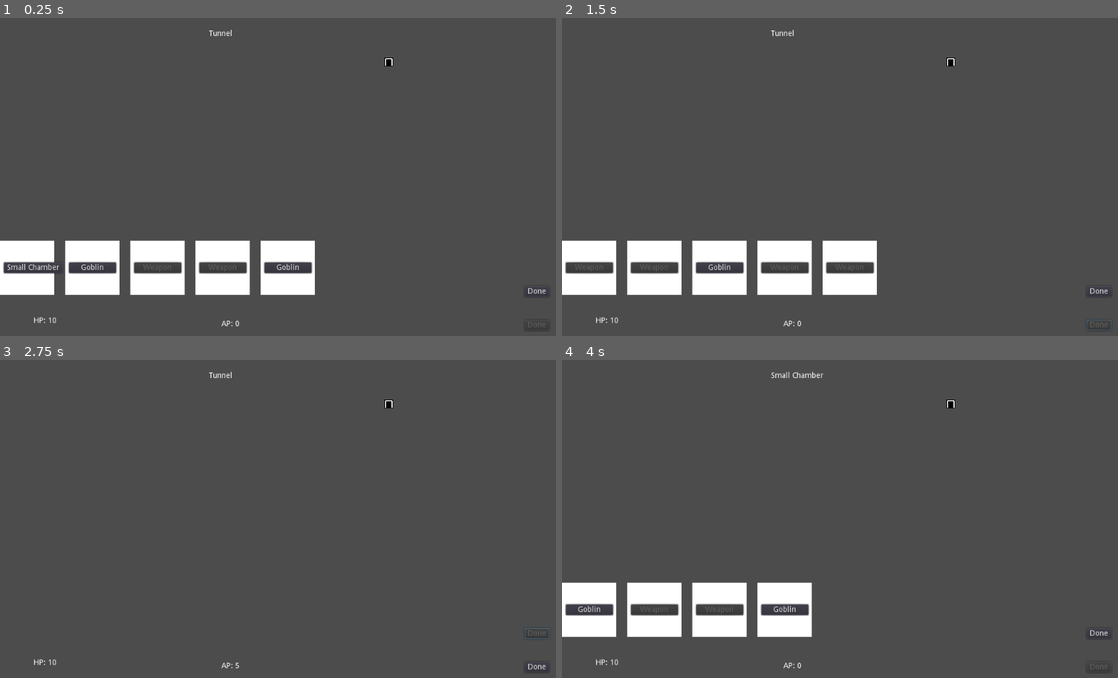
Above: before the commit, frames 1-4 (two rows, left to right).
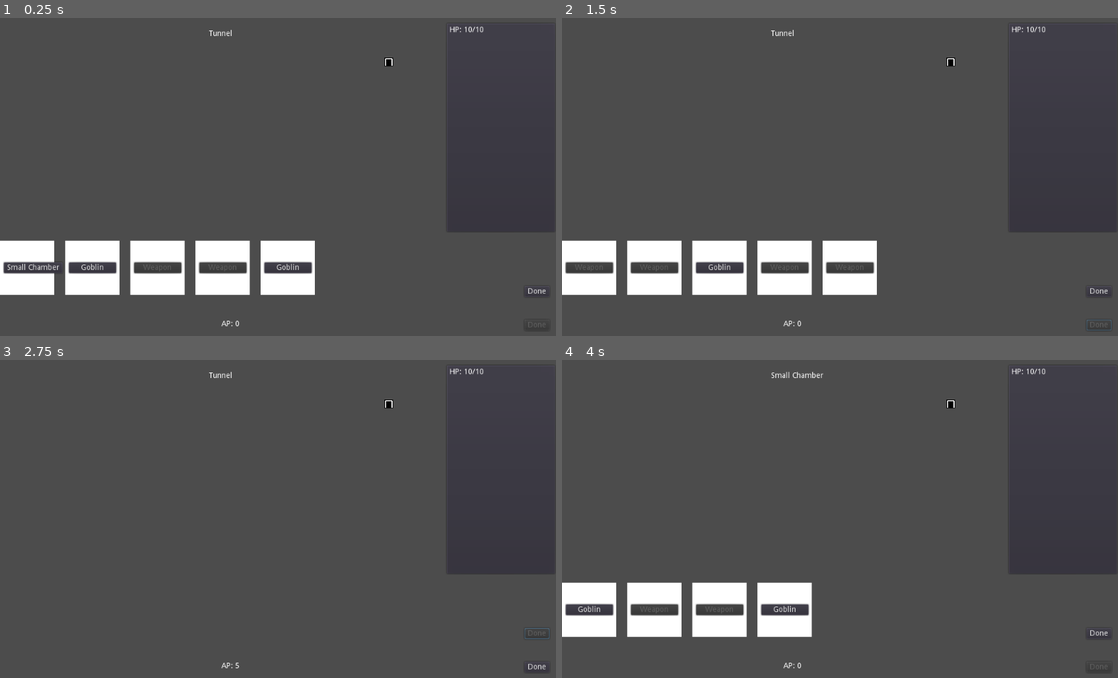
Above: after the commit, the same moments.

Repository: doctor-g/7DRL-2021
Game: Godot game, scene res://src/Game.tscn
The game is run twice, just before and just after one commit, with the same random seed, the same clock (stepped at 60 frames per second) and the same inputs.
Inputs:
- Up to frame 1 (0.25 s): no input
- Up to frame 2 (1.5 s): click "Done" at 0.5 s; click "Done" at 1.25 s
- Up to frame 3 (2.75 s): click "Done" at 2 s
- Up to frame 4 (4 s): click "Done" at 2.75 s; click "Small Chamber" at 3.5 s

The runs differ from the first frame. In frame 1, less than 0.1% of the frame differs, in the area x 6-87%, y 2-97%; in frame 2, less than 0.1%; in frame 3, less than 0.1%; in frame 4, less than 0.1%.

Commit message:
Put HP in the new player info panel

Diff:
--- a/project/src/Game.gd
+++ b/project/src/Game.gd
@@ -15,9 +15,9 @@
 func _ready():
 	# Initialize UI
 	_update_ap_label()
-	_update_hp_label()
 	_update_room_label()
-	player.connect("hp_changed", self, "_update_hp_label")
+	player.connect("hp_changed", $PlayerInfoPanel, "on_Player_hp_changed", [player])
+	$PlayerInfoPanel.init(player)
 
 	# Load the cards
 	var test = ["SmallChamber.gd", "Goblin.gd", "Weapon.gd", "Weapon.gd", "Goblin.gd", "Weapon.gd",
@@ -45,10 +45,6 @@
 
 func _update_room_label():
 	$RoomNameLabel.text = room.name
-
-
-func _update_hp_label() -> void:
-	$HPLabel.text = "HP: %d" % player.hp
 
 
 func _draw_hand():
--- a/project/src/Game.tscn
+++ b/project/src/Game.tscn
@@ -1,7 +1,8 @@
-[gd_scene load_steps=3 format=2]
+[gd_scene load_steps=4 format=2]
 
 [ext_resource path="res://src/Game.gd" type="Script" id=1]
 [ext_resource path="res://src/Door.tscn" type="PackedScene" id=2]
+[ext_resource path="res://src/UI/PlayerInfoPanel.tscn" type="PackedScene" id=3]
 
 [node name="Game" type="Node2D"]
 script = ExtResource( 1 )
@@ -69,16 +70,6 @@
 "_edit_use_anchors_": false
 }
 
-[node name="HPLabel" type="Label" parent="."]
-margin_left = 61.7354
-margin_top = 555.619
-margin_right = 101.735
-margin_bottom = 569.619
-text = "HP: XY"
-__meta__ = {
-"_edit_use_anchors_": false
-}
-
 [node name="RoomNameLabel" type="Label" parent="."]
 margin_left = 384.585
 margin_top = 26.4866
@@ -88,5 +79,11 @@
 __meta__ = {
 "_edit_use_anchors_": false
 }
+
+[node name="PlayerInfoPanel" parent="." instance=ExtResource( 3 )]
+margin_left = 821.084
+margin_top = 11.6541
+margin_right = 1024.0
+margin_bottom = 400.0
 [connection signal="pressed" from="CardsDoneButton" to="." method="_on_CardsDoneButton_pressed"]
 [connection signal="pressed" from="ActionsDoneButton" to="." method="_on_ActionsDoneButton_pressed"]
--- a/project/src/Player.gd
+++ b/project/src/Player.gd
@@ -2,7 +2,8 @@
 
 signal hp_changed
 
-var hp := 10 setget _set_hp
+var max_hp := 10
+var hp := max_hp setget _set_hp
 
 
 func _set_hp(value):
--- /dev/null
+++ b/project/src/UI/PlayerInfoPanel.gd
@@ -0,0 +1,10 @@
+extends Control
+
+onready var _hp_label := $VBoxContainer/HPLabel
+
+func on_Player_hp_changed(player):
+	_hp_label.text = "HP: %d/%d" % [player.hp, player.max_hp]
+
+
+func init(player):
+	_hp_label.text = "HP: %d/%d" % [player.hp, player.max_hp]
--- /dev/null
+++ b/project/src/UI/PlayerInfoPanel.tscn
@@ -0,0 +1,22 @@
+[gd_scene load_steps=2 format=2]
+
+[ext_resource path="res://src/UI/PlayerInfoPanel.gd" type="Script" id=1]
+
+[node name="PlayerInfoPanel" type="PanelContainer"]
+anchor_right = 1.0
+anchor_bottom = 1.0
+script = ExtResource( 1 )
+__meta__ = {
+"_edit_use_anchors_": false
+}
+
+[node name="VBoxContainer" type="VBoxContainer" parent="."]
+margin_left = 7.0
+margin_top = 7.0
+margin_right = 1017.0
+margin_bottom = 593.0
+
+[node name="HPLabel" type="Label" parent="VBoxContainer"]
+margin_right = 1010.0
+margin_bottom = 14.0
+text = "HP: X/Y"
